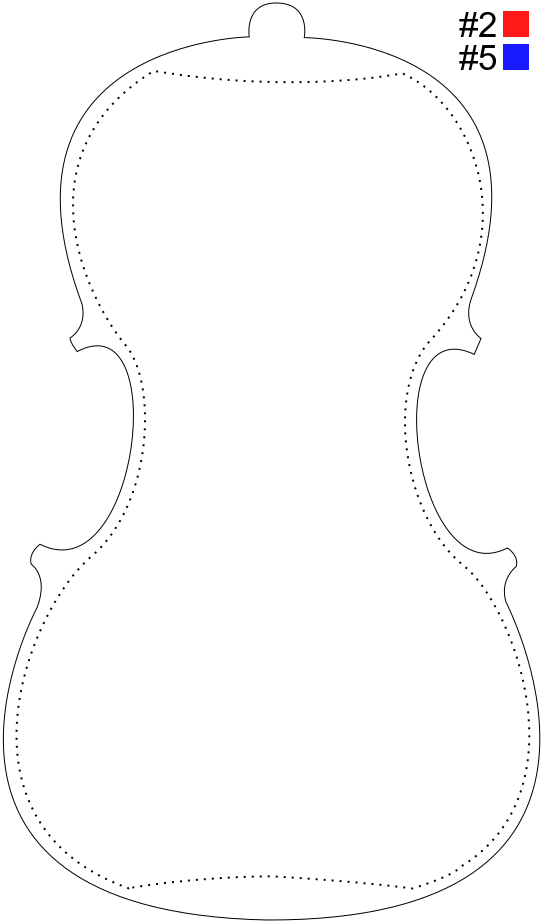
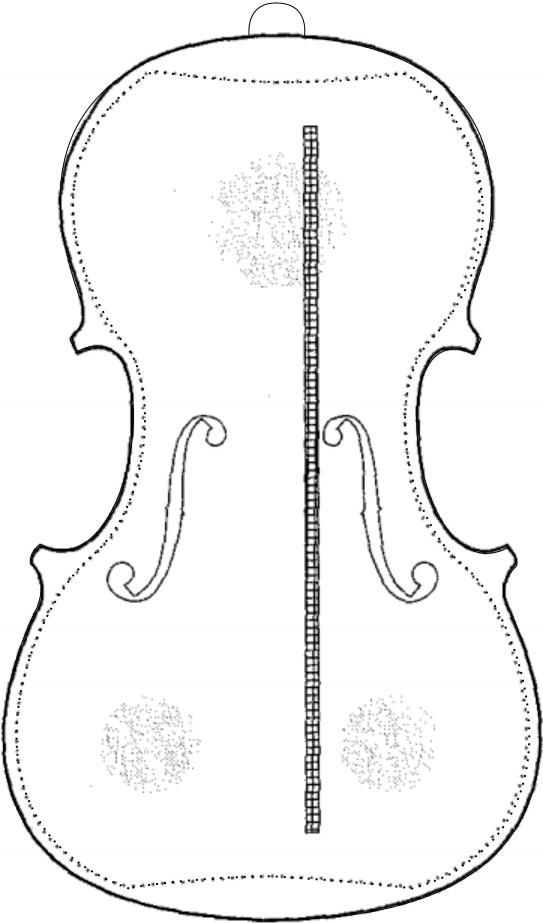
Revision of a layered w=543, h=923 image; what changed, layer by layer:
hid "#5" over (x1=459, y1=45, x2=497, y2=70)
hid "#2" over (x1=459, y1=12, x2=496, y2=37)
hid "legends" over (x1=503, y1=11, x2=529, y2=70)
added layer "top #5.png" above "Screenshot 2020-08-23 11.59.40.png" over (x1=1, y1=11, x2=543, y2=923)
